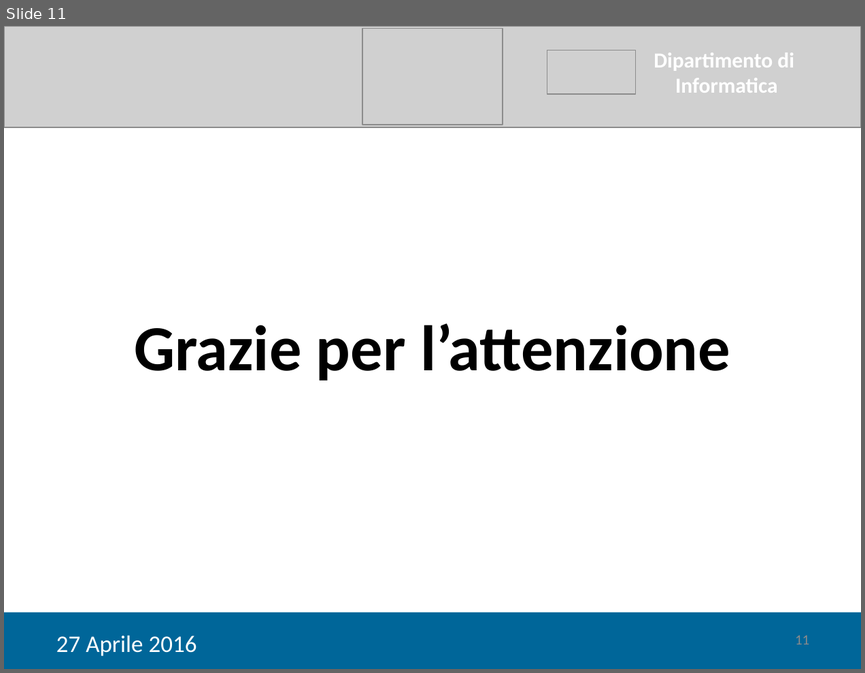
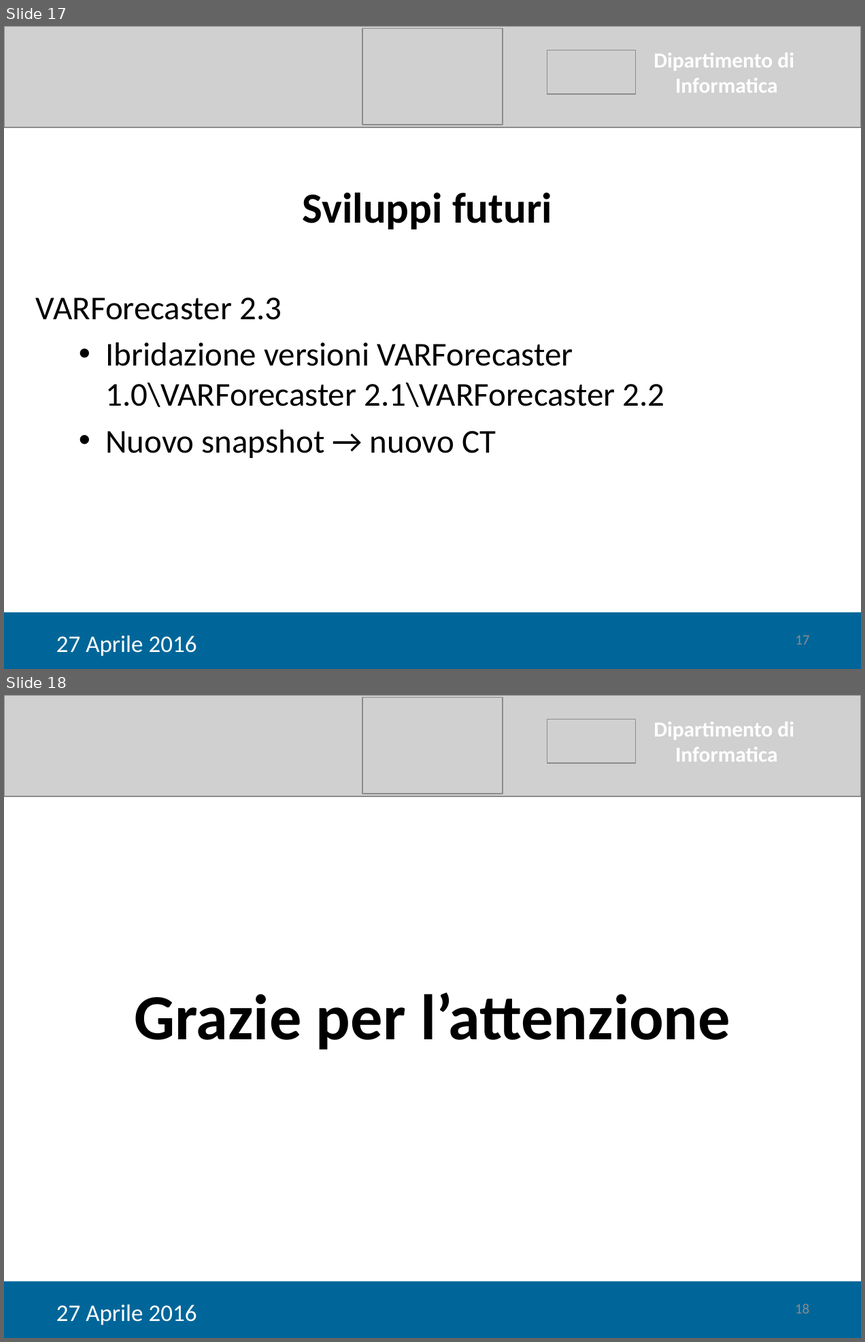
Before and after one commit to tps1516/Tesi, a slide deck: Tesi Corrado/Giancaspro_Corrado_Presentazione.pptx. Shown one above the other, each under a label of ours: slide 11 before the commit, slides 17 and 18 after it. The pictures are 865x673 and 865x1342 pixels, drawn with LibreOffice and Linux fonts; fonts in the diff are those of the drawing; grey boxes stand for pictures. Boxes give left, top, right and bottom in pixels: in the first picture for what was removed or moved away, otherwise in the second. Text is boxed around its words. In the diff, an @@ line names an element or a change of style, - is before the commit and + after.

```diff
--- a/Tesi Corrado/Giancaspro_Corrado_Presentazione.pptx
+++ b/Tesi Corrado/Giancaspro_Corrado_Presentazione.pptx
@@ slide 17 added at bbox=[4, 26, 861, 669], background #FFFFFF @@
@@ picture added at bbox=[4, 26, 861, 127] @@
@@ picture added at bbox=[362, 29, 502, 125] @@
@@ picture added at bbox=[547, 50, 636, 94] @@
@@ text added at bbox=[653, 53, 794, 93], 18 pt, text #FFFFFF, bold @@
+Dipartimento di
+Informatica
@@ text added at bbox=[302, 192, 552, 229], 36 pt, text #000000, bold @@
+Sviluppi futuri
@@ text added at bbox=[36, 297, 665, 458], 28 pt, text #000000 @@
+VARForecaster 2.3
+  • Ibridazione versioni VARForecaster 1.0\VARForecaster 2.1\VARForecaster 2.2
+  • Nuovo snapshot → nuovo CT
@@ rectangle added at bbox=[4, 612, 861, 669], fill #006699 @@
@@ text added at bbox=[56, 635, 197, 656], 20 pt, text #FFFFFF @@
+27 Aprile 2016
@@ page number added at bbox=[795, 635, 809, 644], 12 pt, text #8C8C8C @@
+17
@@ what was slide 11 is now slide 18 @@
@@ page number at bbox=[795, 1304, 809, 1313]: text changed @@
-11
+18
```
Also in this commit, not shown: 8 slides changed, 7 other slides added, 1 slide removed, 1 other file.
